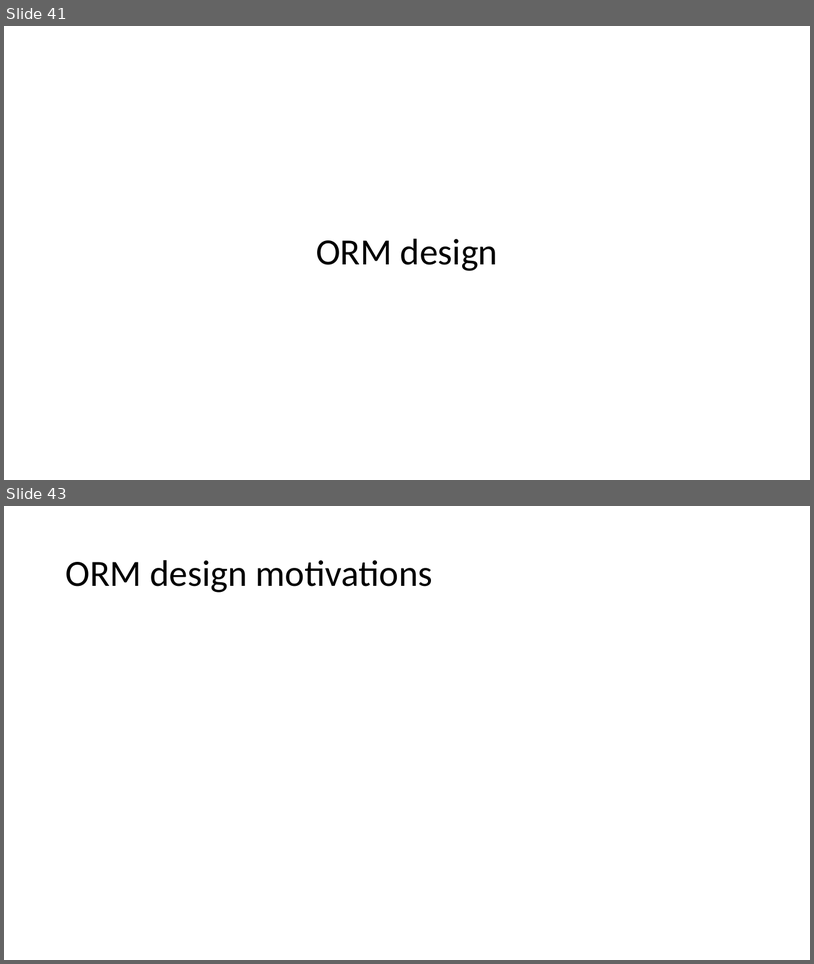
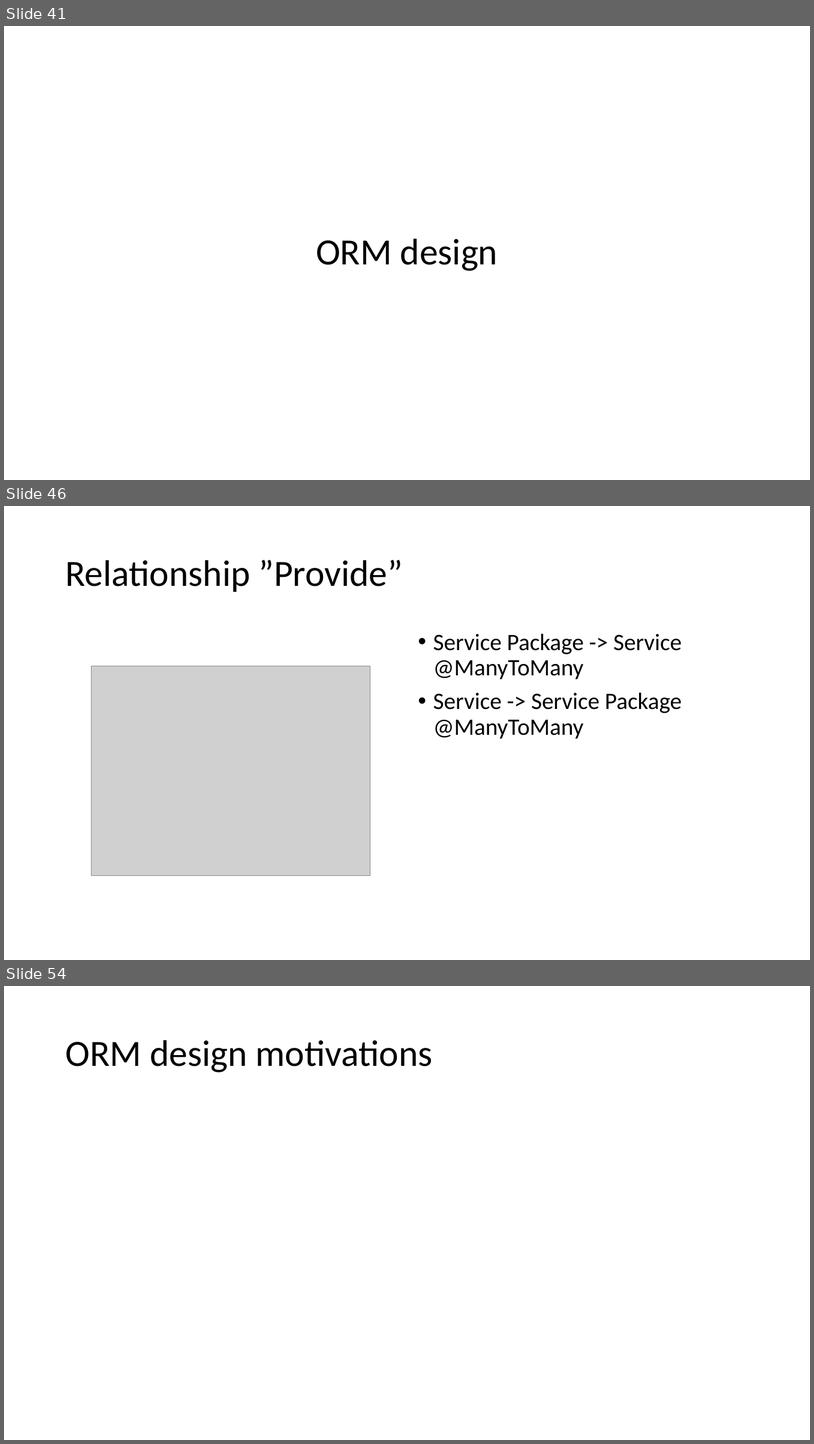
Before and after one commit to matteovisotto/DB2-SirianiVisotto, a slide deck: Documentation.pptx. Shown one above the other, each under a label of ours: slides 41 and 43 before the commit, slides 41, 46 and 54 after it; the slides between them are not shown. The pictures are 814x964 and 814x1444 pixels, drawn with LibreOffice and Linux fonts; fonts in the diff are those of the drawing; grey boxes stand for pictures. Boxes give left, top, right and bottom in pixels: in the first picture for what was removed or moved away, otherwise in the second. Text is boxed around its words. In the diff, an @@ line names an element or a change of style, - is before the commit and + after.

```diff
--- a/Documentation.pptx
+++ b/Documentation.pptx
@@ slide 46 added at bbox=[4, 506, 810, 960], background #FFFFFF @@
@@ title added at bbox=[65, 559, 403, 592], 44 pt, text #000000 @@
+Relationship ”Provide”
@@ text added at bbox=[434, 633, 682, 739], 28 pt, text #000000 @@
+• Service Package -> Service @ManyToMany
+• Service -> Service Package @ManyToMany
@@ picture added at bbox=[91, 666, 370, 876] @@
@@ what was slide 43 is now slide 54 @@
```
Also in this commit, not shown: 4 slides changed, 16 other slides added, 1 slide removed, 2 other files.
